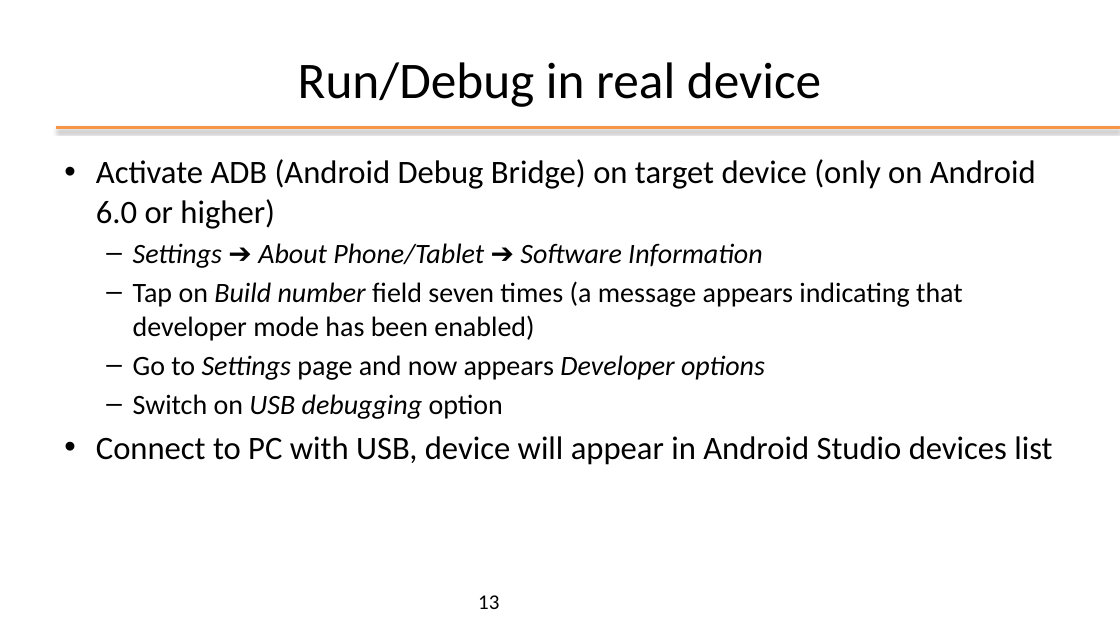
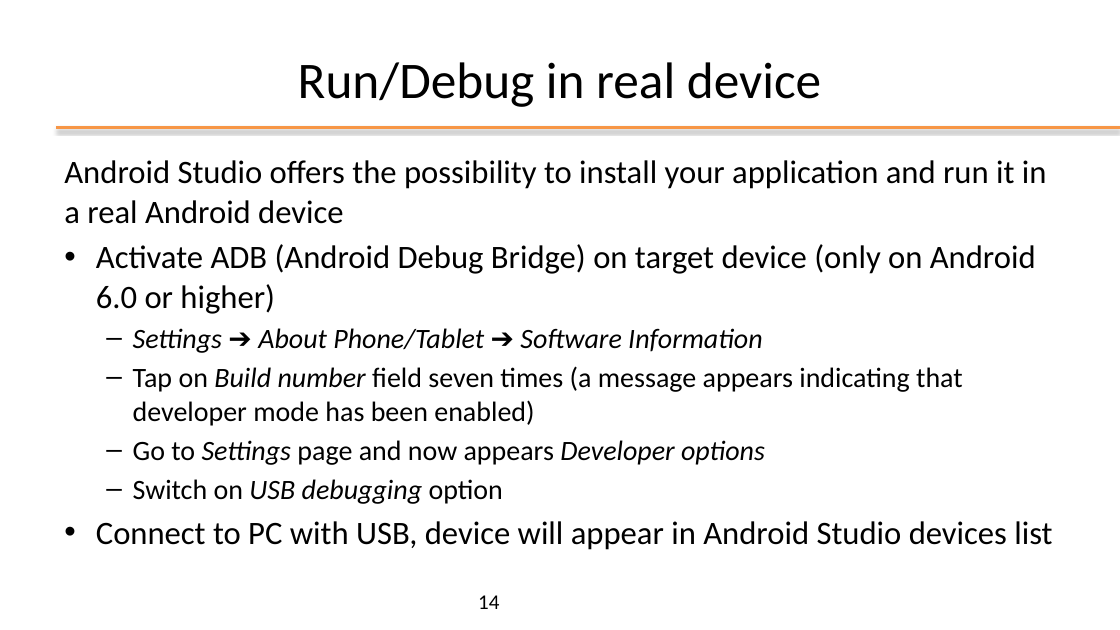
Before and after one commit to kevinmala00/ATTIVITA-PROGETTUALE, a slide deck: slide 14 of slides/02 - Android Studio.pptx (slide 13 before the commit). Drawn at 1120x630 pixels with LibreOffice and Linux fonts; fonts in the diff are those of the drawing; background and template pictures are left out. Boxes give left, top, right and bottom in pixels: in the first picture for what was removed or moved away, otherwise in the second. Text is boxed around its words. In the diff, an @@ line names an element or a change of style, - is before the commit and + after.

Commit message:
M2 -> COMPLETE (upgrade run end debug, add sample project)

```diff
--- a/slides/02 - Android Studio.pptx
+++ b/slides/02 - Android Studio.pptx
@@ text at box(64, 160, 1047, 224): paragraph added @@
+Android Studio offers the possibility to install your application and run it in a real Android device
@@ page number at box(478, 595, 499, 609): text changed @@
-13
+14
```
Also in this commit, not shown: 2 other slides changed, 3 slides added.
